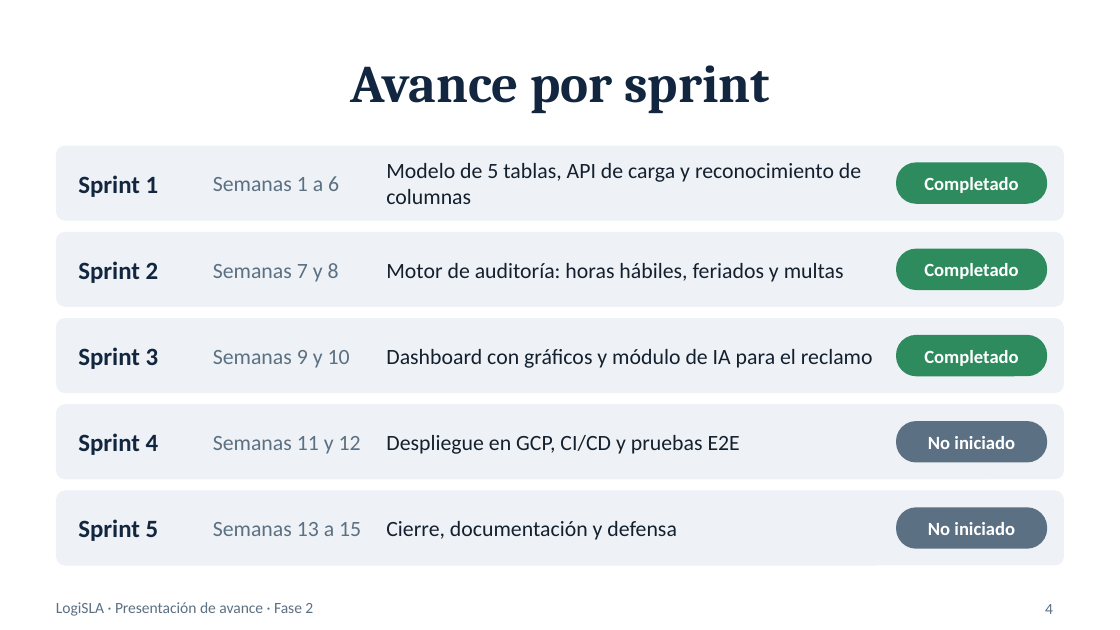
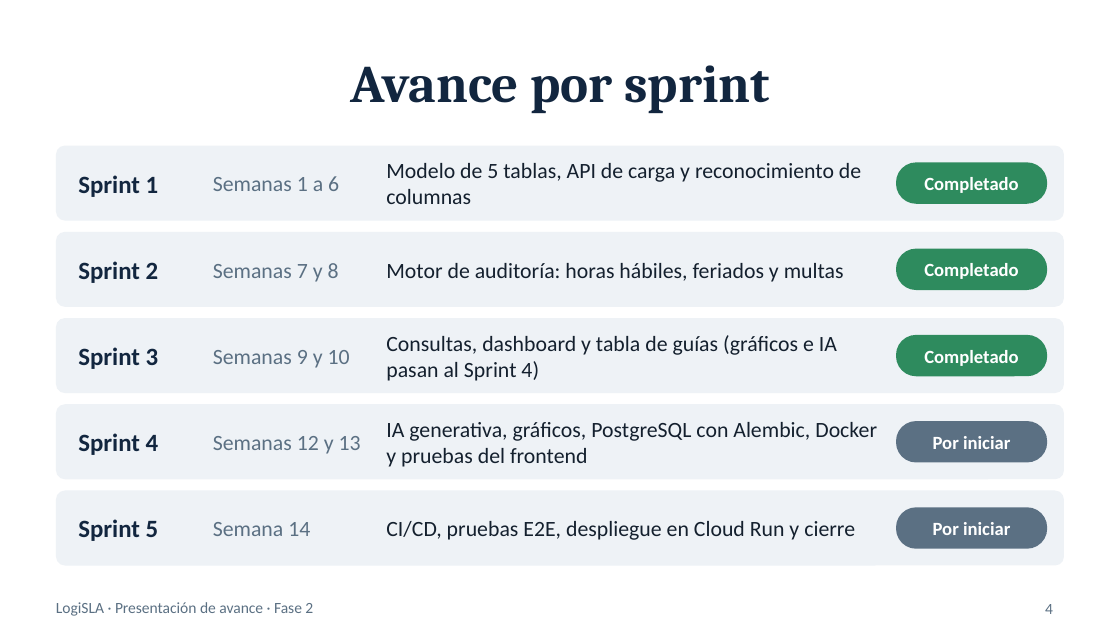
Before and after one commit to seba038duoc/LogiSLA_Capstone, a slide deck: slide 4 of Fase 2/Evidencias Proyecto/Presentación Proyecto.pptx. Drawn at 1120x630 pixels with LibreOffice and Linux fonts; fonts in the diff are those of the drawing. Boxes give left, top, right and bottom in pixels: in the first picture for what was removed or moved away, otherwise in the second. Text is boxed around its words. In the diff, an @@ line names an element or a change of style, - is before the commit and + after.

```diff
--- a/Fase 2/Evidencias Proyecto/Presentación Proyecto.pptx
+++ b/Fase 2/Evidencias Proyecto/Presentación Proyecto.pptx
@@ text at [386,335,837,381]: text changed @@
-Dashboard con gráficos y módulo de IA para el reclamo
+Consultas, dashboard y tabla de guías (gráficos e IA pasan al Sprint 4)
@@ text at [213,436,361,454]: text changed @@
-Semanas 11 y 12
+Semanas 12 y 13
@@ text at [386,422,877,467]: text changed @@
-Despliegue en GCP, CI/CD y pruebas E2E
+IA generativa, gráficos, PostgreSQL con Alembic, Docker y pruebas del frontend
@@ text at [933,436,1010,449]: text changed @@
-No iniciado
+Por iniciar
@@ text at [213,522,310,536]: text changed @@
-Semanas 13 a 15
+Semana 14
@@ text at [386,521,855,540]: text changed @@
-Cierre, documentación y defensa
+CI/CD, pruebas E2E, despliegue en Cloud Run y cierre
@@ text at [933,522,1010,535]: text changed @@
-No iniciado
+Por iniciar
```
Also in this commit, not shown: 7 other slides changed, 1 slide added, 30 other files.
